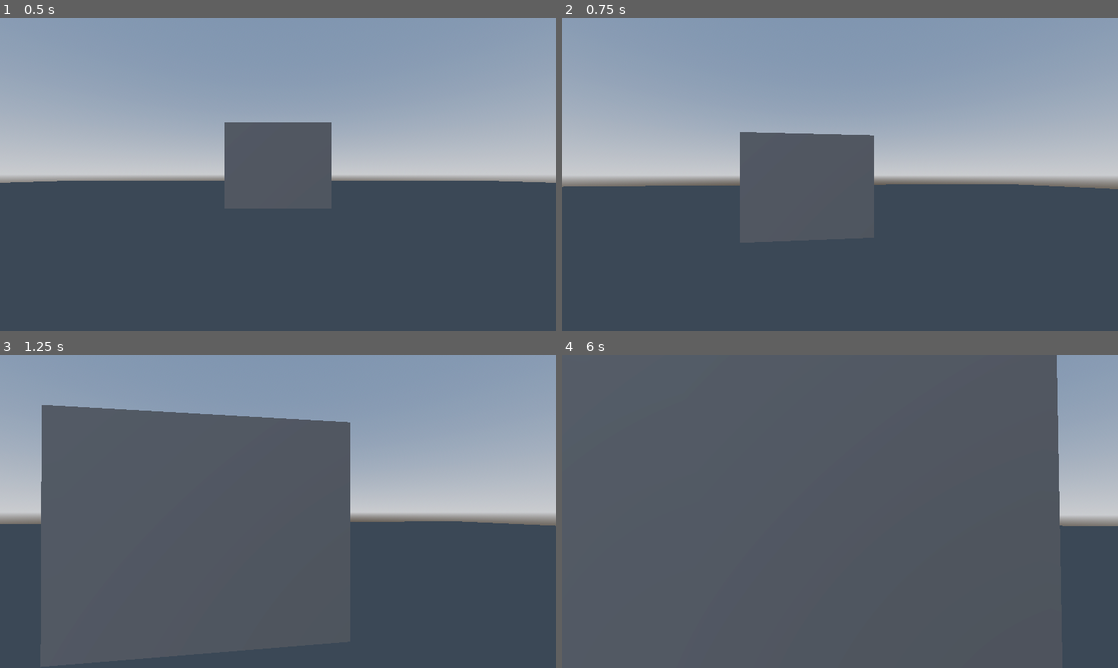
Above: before the commit, frames 1-4 (two rows, left to right).
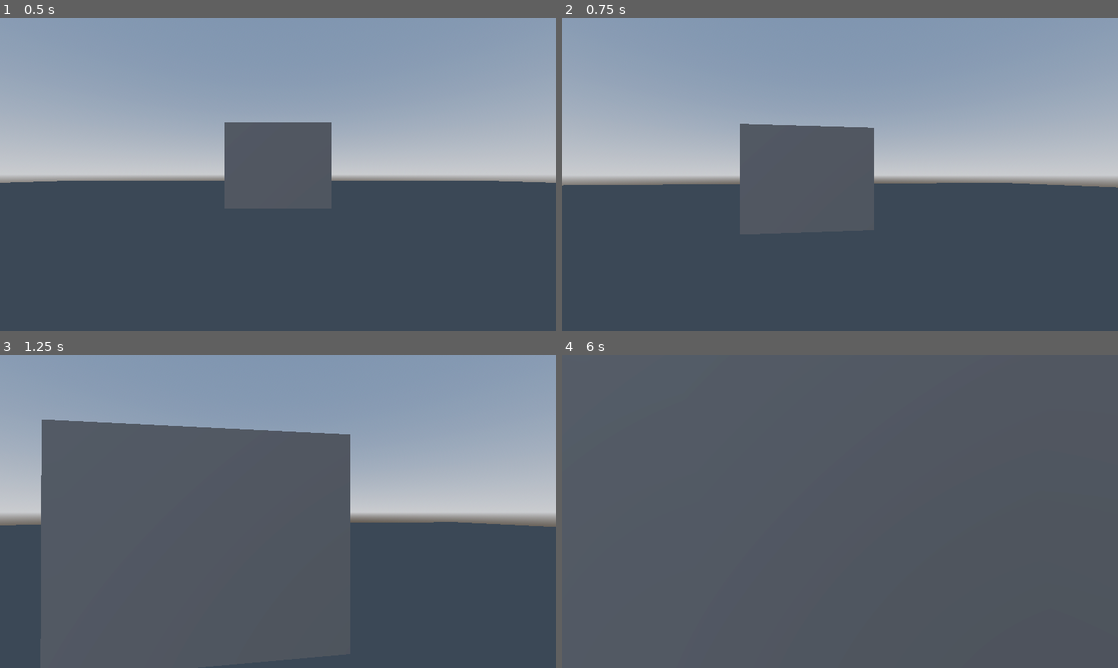
Above: after the commit, the same moments.

Repository: c-dez/playground
Game: Godot game, scene res://scenes/levels/test_level.tscn
Same seed, same stepped clock (60 frames per second), same inputs: the game is played once before the commit and once after it.
Inputs (mouse positions are in pixels of both pictures, inside the frame that each line leads up to):
- Up to frame 1 (0.5 s): no input
- Up to frame 2 (0.75 s): tap Enter (ui_accept) at 0.5 s; move the mouse to (867, 174) at 0.52 s; hold W (forward) from 0.53 s (still down); tap Space (space) at 0.6 s
- Up to frame 3 (1.25 s): keep holding W (forward); tap Enter (ui_accept) at 0.77, 0.8, 1.07 s
- Up to frame 4 (6 s): move the mouse to (812, 511) at 1.27 s; tap Enter (ui_accept) at 1.35, 1.52, 1.82, 2, 2.3, 2.75, 3.02, 3.32, 3.5, 3.6, 3.77, 4.07, 4.25, 4.52, 4.82, 5, 5.3, 5.85 s; tap Space (space) at 1.55, 2.1, 2.85, 4.35, 5.1 s; move the mouse to (851, 505) at 2.02 s; move the mouse to (834, 517) at 2.77 s; move the mouse to (878, 514) at 3.52 s; move the mouse to (795, 508) at 4.27 s; move the mouse to (845, 511) at 5.02 s; move the mouse to (817, 505) at 5.77 s; release W (forward) at 5.78 s; hold D (right) from 5.78 s (still down)

Frame 1 is identical in both runs. In frame 2, 0.9% of the frame differs, in the area x 0-100%, y 33-55%; in frame 3, 2.5%; in frame 4, 5.9%, in the area x 89-100%, y 0-55%.

Commit message:
added  PlayerInput global and jump_input_buffer()

Diff:
--- /dev/null
+++ b/globals/player_input.gd
@@ -0,0 +1,22 @@
+extends Node
+## Global encargado de tomar los inputs raw de el player y darles comportamientos
+
+var jump_buffer_timer: Timer
+
+func _ready():
+	set_buffer_timer()
+
+
+func jump_input_buffered(buffer_time: float = 0.2) -> bool:
+	if Input.is_action_just_pressed('space'):
+		jump_buffer_timer.start(buffer_time)
+		pass
+
+	return jump_buffer_timer.time_left
+
+
+func set_buffer_timer() -> void:
+	jump_buffer_timer = Timer.new()
+	add_child(jump_buffer_timer)
+	jump_buffer_timer.autostart = false
+	jump_buffer_timer.one_shot = true
--- a/project.godot
+++ b/project.godot
@@ -14,6 +14,10 @@
 run/main_scene="uid://unw31vd7gc8f"
 config/features=PackedStringArray("4.5", "Forward Plus")
 config/icon="res://icon.svg"
+
+[autoload]
+
+PlayerInput="*res://globals/player_input.gd"
 
 [display]
 
--- a/scenes/player/player.gd
+++ b/scenes/player/player.gd
@@ -2,14 +2,13 @@
 ## Controla el movimiento de Player
 class_name PlayerBody
 
-# const SPEED = 5.0
 @export var speed: float = 8.0
 const JUMP_VELOCITY = 4.5
 
-# @onready var camera: PlayerCamera = get_node("PlayerCamera")
 
 func _ready() -> void:
-	# camera.mouse_mode()
+	# debug
+	get_node("MeshInstance3D").visible = false
 	pass
 
 
@@ -19,8 +18,11 @@
 		velocity += get_gravity() * delta
 
 	# Handle jump.
-	if Input.is_action_just_pressed("ui_accept") and is_on_floor():
+	# if Input.is_action_just_pressed("ui_accept") and is_on_floor():
+	# 	velocity.y = JUMP_VELOCITY
+	if PlayerInput.jump_input_buffered() and is_on_floor():
 		velocity.y = JUMP_VELOCITY
+
 
 	# Get the input direction and handle the movement/deceleration.
 	# As good practice, you should replace UI actions with custom gameplay actions.
--- a/scenes/player/player.tscn
+++ b/scenes/player/player.tscn
@@ -20,7 +20,6 @@
 shape = SubResource("CapsuleShape3D_x7p2l")
 
 [node name="MeshInstance3D" type="MeshInstance3D" parent="."]
-visible = false
 mesh = SubResource("CapsuleMesh_x7p2l")
 
 [node name="MeshInstance3D" type="MeshInstance3D" parent="MeshInstance3D"]
Not shown, added: globals/player_input.gd.uid
